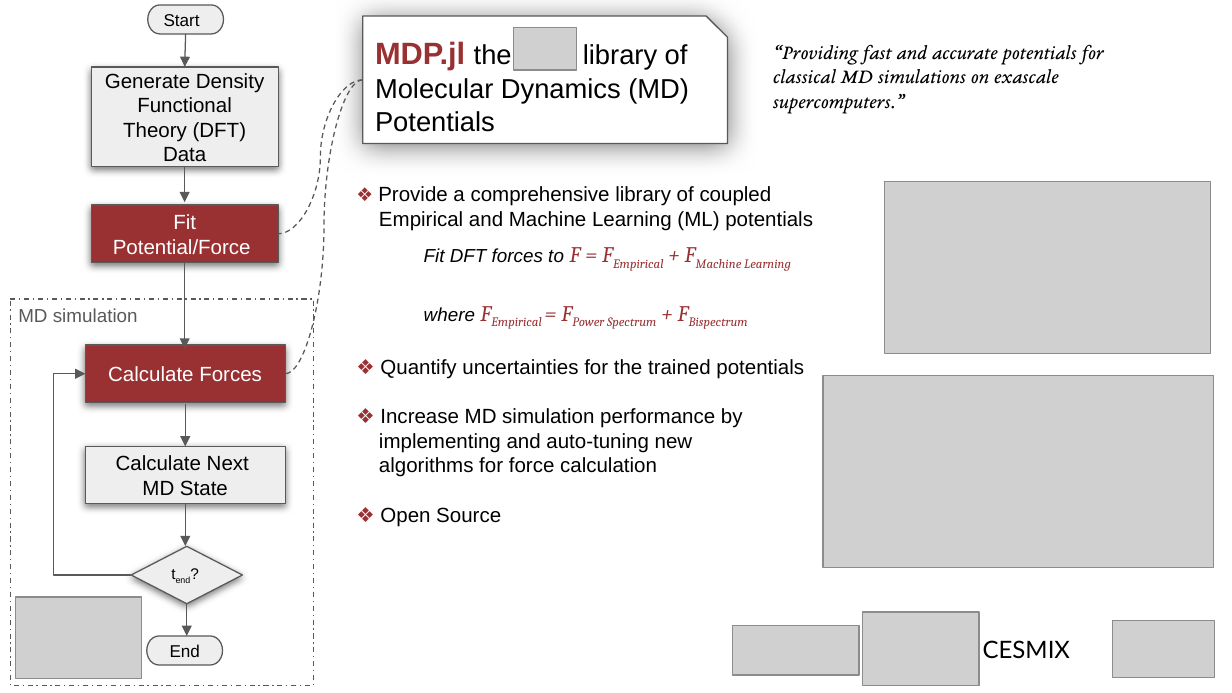
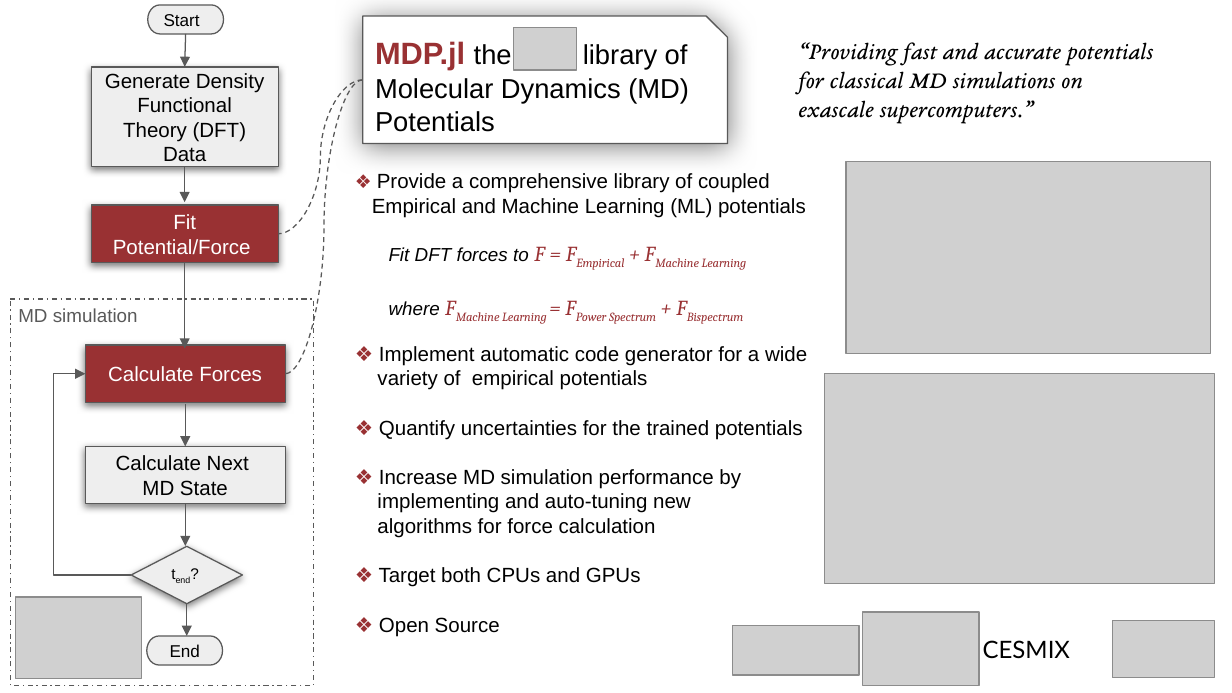
Before and after one commit to cesmix-mit/MDP, a slide deck: slide 1 of Presentations/cesmix-slide-2021/MDP.jl.pptx. Drawn at 1232x693 pixels with LibreOffice and Linux fonts; fonts in the diff are those of the drawing; grey boxes stand for pictures. Boxes give left, top, right and bottom in pixels: in the first picture for what was removed or moved away, otherwise in the second. Text is boxed around its words. In the diff, an @@ line names an element or a change of style, - is before the commit and + after.

Commit message:
new version of the slide

```diff
--- a/Presentations/cesmix-slide-2021/MDP.jl.pptx
+++ b/Presentations/cesmix-slide-2021/MDP.jl.pptx
@@ text "“Providing fast and accurate potentials ...": place and size @@
-text "“Providing fast and accurate potentials ..." at [773, 44, 1104, 114]
+text "“Providing fast and accurate potentials ..." at [798, 42, 1154, 124]
@@ text "“Providing fast and accurate potentials ..." at [798, 42, 1154, 124]: size 12 to 14 pt @@
@@ text "❖ Provide a comprehensive library ...": place and size @@
-text "❖ Provide a comprehensive library ..." at [378, 186, 813, 527]
+text "❖ Provide a comprehensive library ..." at [372, 173, 807, 637]
@@ picture: place and size @@
-picture at [885, 182, 1211, 354]
+picture at [846, 161, 1211, 354]
@@ text at [389, 246, 747, 324]: text changed; size 13 to 12.5 pt @@
-Fit DFT forces to F = FEmpirical + FMachine Learning
-where FEmpirical = FPower Spectrum + FBispectrum
+Fit DFT forces to F = FEmpirical + FMachine Learning
+where FMachine Learning = FPower Spectrum + FBispectrum
@@ text at [377, 346, 807, 390]: paragraphs added @@
+❖ Implement automatic code generator for a wide
+variety of empirical potentials
@@ picture: place and size @@
-picture at [823, 376, 1214, 568]
+picture at [824, 373, 1215, 583]
@@ text at [379, 567, 641, 587]: paragraph added @@
+❖ Target both CPUs and GPUs
```
Also in this commit, not shown: 1 other file.
